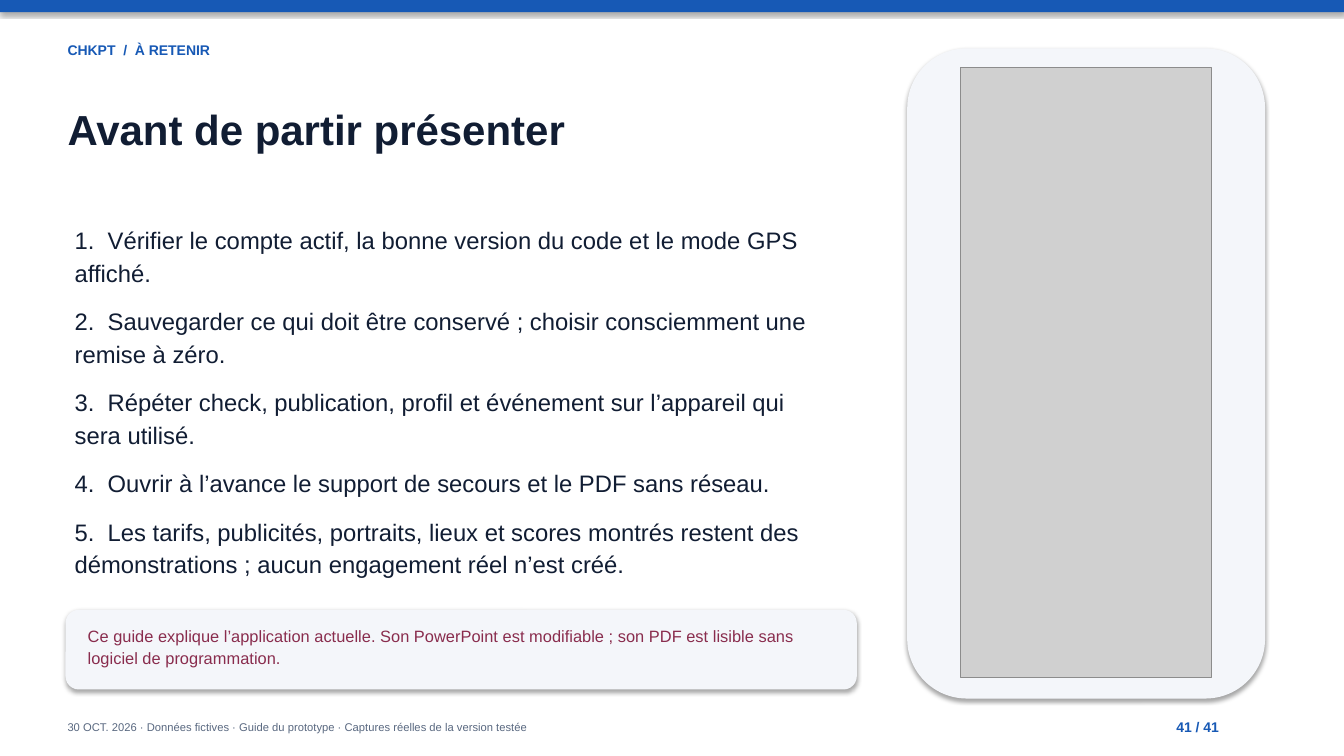
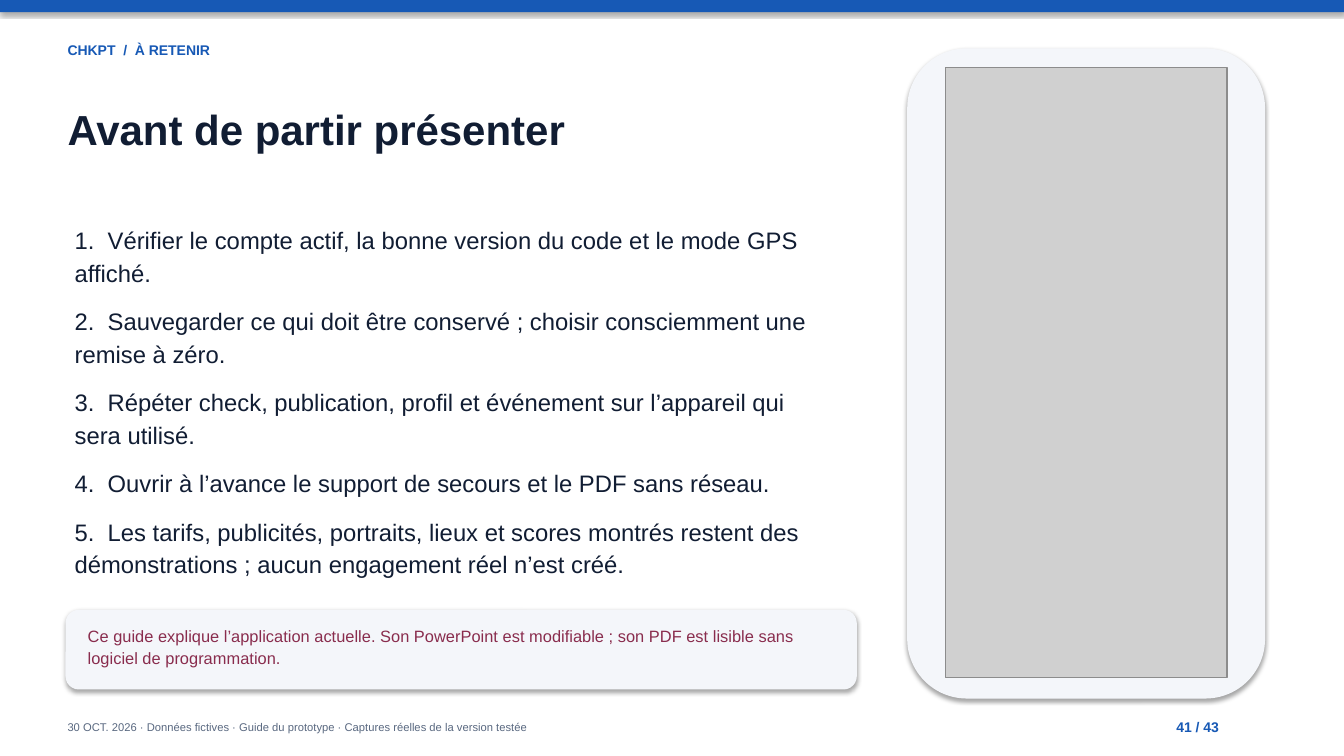
Before and after one commit to youattarae/chkpt-by-red-loop, a slide deck: slide 41 of CHKPT_CODEX_GITHUB_PRET_A_IMPORTER/docs/GUIDE_UTILISATION_COMPLET.pptx. Drawn at 1344x756 pixels with LibreOffice and Linux fonts; fonts in the diff are those of the drawing; grey boxes stand for pictures. Boxes give left, top, right and bottom in pixels: in the first picture for what was removed or moved away, otherwise in the second. Text is boxed around its words. In the diff, an @@ line names an element or a change of style, - is before the commit and + after.

```diff
--- a/CHKPT_CODEX_GITHUB_PRET_A_IMPORTER/docs/GUIDE_UTILISATION_COMPLET.pptx
+++ b/CHKPT_CODEX_GITHUB_PRET_A_IMPORTER/docs/GUIDE_UTILISATION_COMPLET.pptx
@@ picture: place and size @@
-picture at (961, 68, 1211, 678)
+picture at (946, 68, 1228, 678)
@@ text at (1176, 722, 1219, 732): text changed @@
-41 / 41
+41 / 43
```
Also in this commit, not shown: 40 other slides changed, 2 slides added, 21 other files.
